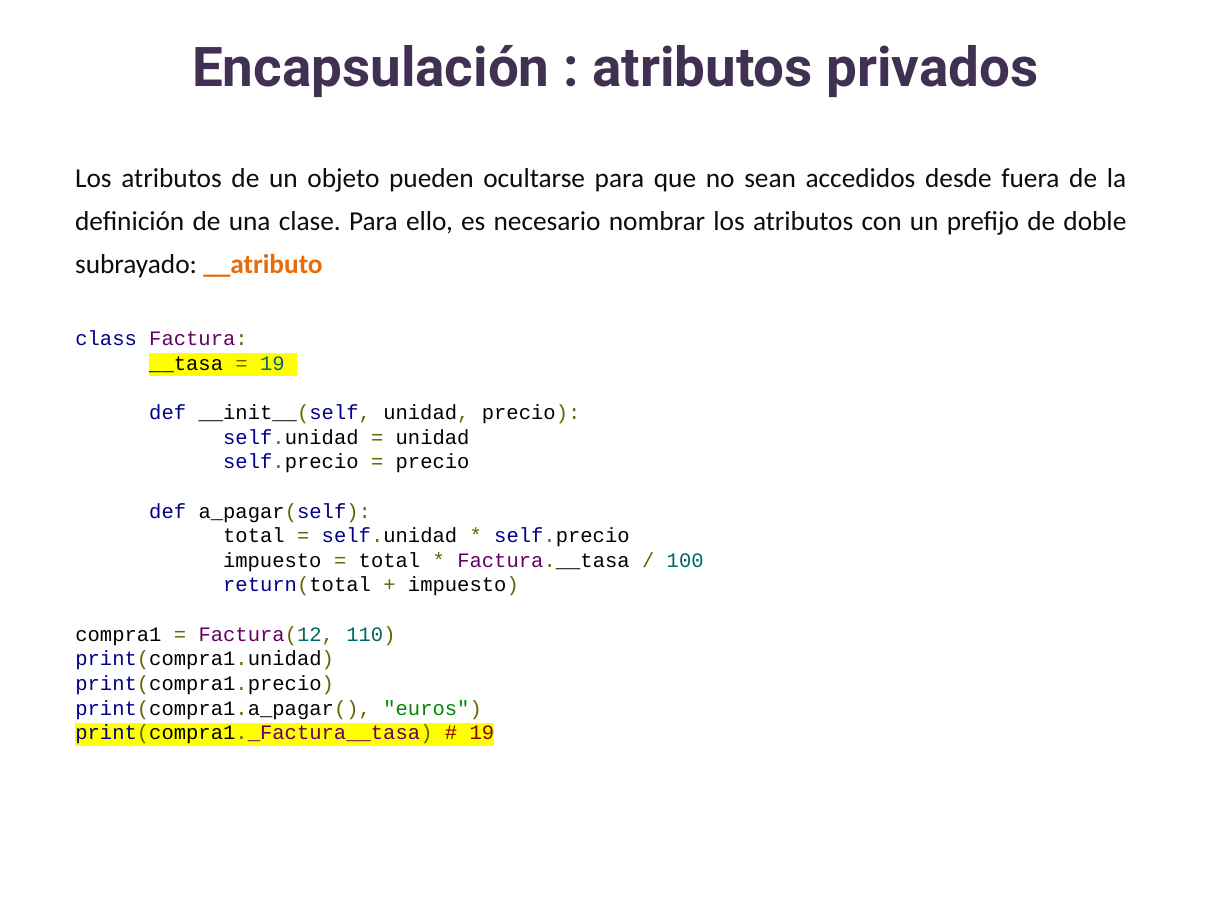
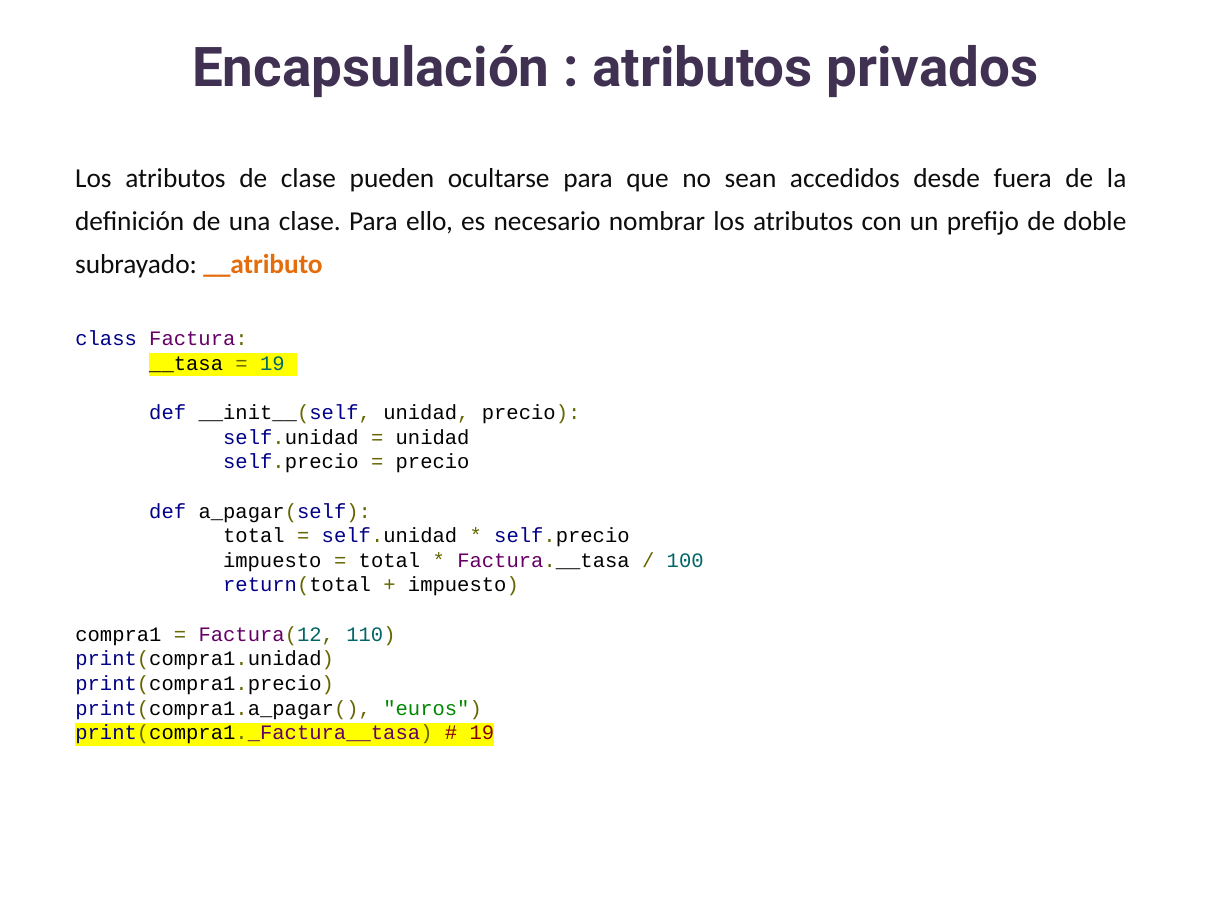
Before and after one commit to lizetheP/Analitica, a slide deck: slide 6 of Calendario2023/presentaciones/15_POO_Encapsulamiento.pptx. Drawn at 1232x924 pixels with LibreOffice and Linux fonts; fonts in the diff are those of the drawing. Boxes give left, top, right and bottom in pixels: in the first picture for what was removed or moved away, otherwise in the second. Text is boxed around its words. In the diff, an @@ line names an element or a change of style, - is before the commit and + after.

```diff
--- a/Calendario2023/presentaciones/15_POO_Encapsulamiento.pptx
+++ b/Calendario2023/presentaciones/15_POO_Encapsulamiento.pptx
@@ text at (75,168,1126,278): text changed @@
-Los atributos de un objeto pueden ocultarse para que no sean accedidos desde fuera de la definición de una clase. Para ello, es necesario nombrar los atributos con un prefijo de doble subrayado: __atributo
+Los atributos de clase pueden ocultarse para que no sean accedidos desde fuera de la definición de una clase. Para ello, es necesario nombrar los atributos con un prefijo de doble subrayado: __atributo
```
Also in this commit, not shown: 1 other slide changed, 2 other files.
